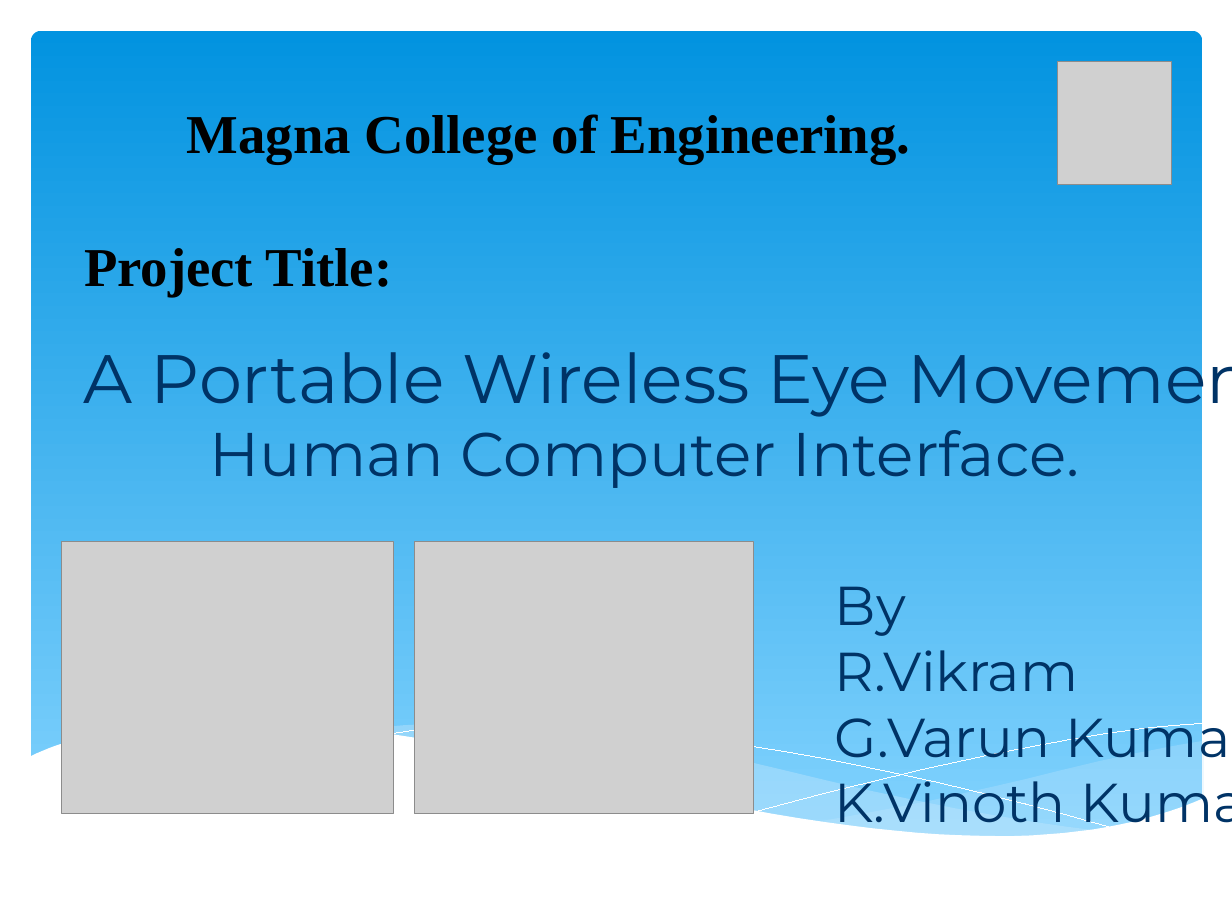
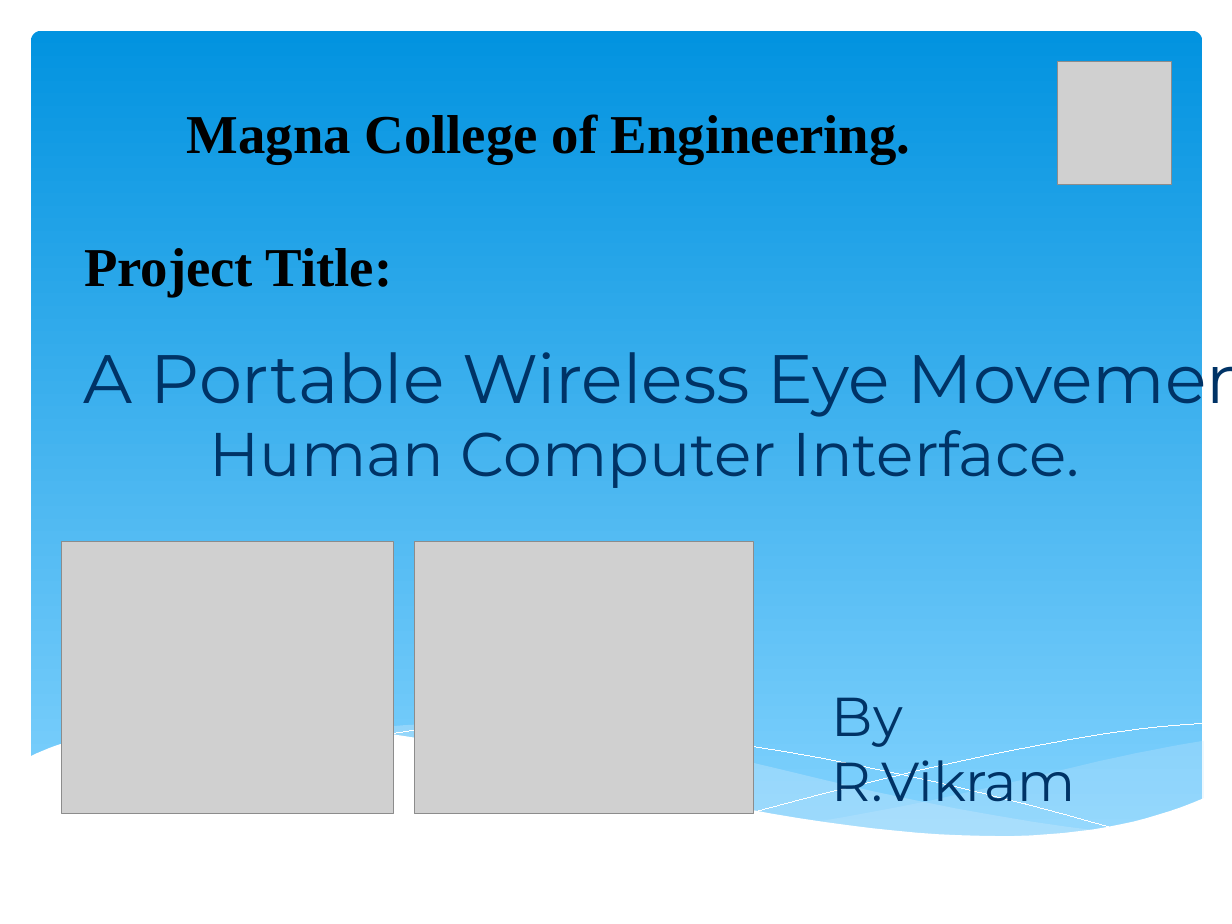
Before and after one commit to vikramrengarajan/A-Portable-Wireless-Eye-Movement-based-HCI, a slide deck: slide 1 of Presentation.pptx. Drawn at 1232x924 pixels with LibreOffice and Linux fonts; fonts in the diff are those of the drawing; grey boxes stand for pictures. Boxes give left, top, right and bottom in pixels: in the first picture for what was removed or moved away, otherwise in the second. Text is boxed around its words. In the diff, an @@ line names an element or a change of style, - is before the commit and + after.

Commit message:
iniy2

```diff
--- a/Presentation.pptx
+++ b/Presentation.pptx
@@ text "By": place and size @@
-text "By" at <box>835,586,1232,836</box>
+text "By" at <box>832,697,1076,815</box>
@@ text at <box>835,703,1232,836</box>: paragraphs removed @@
-G.Varun Kumar
-K.Vinoth Kumar
```
